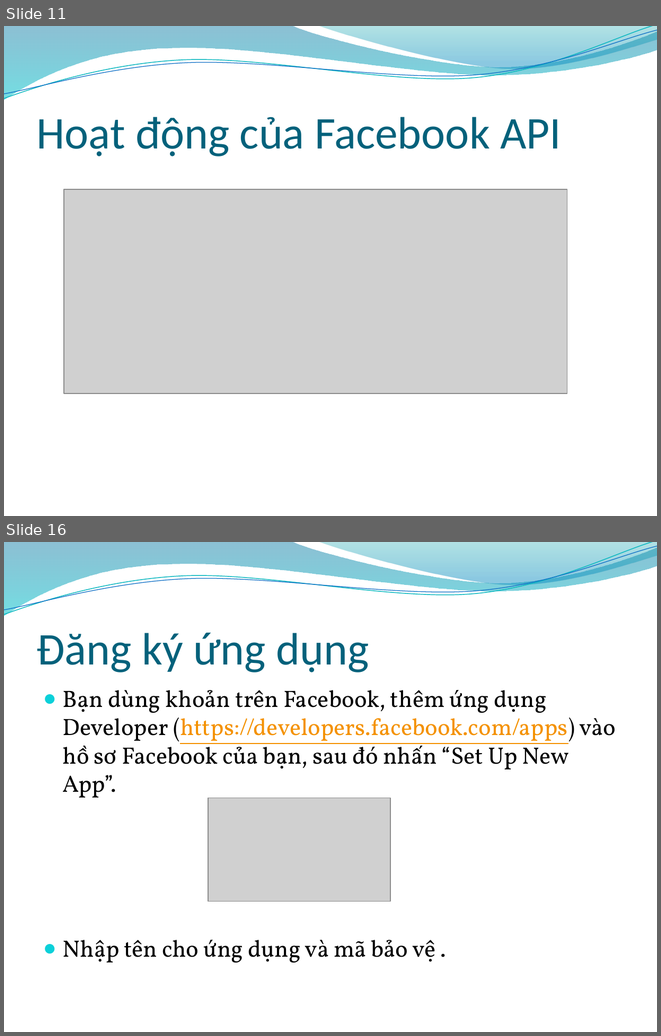
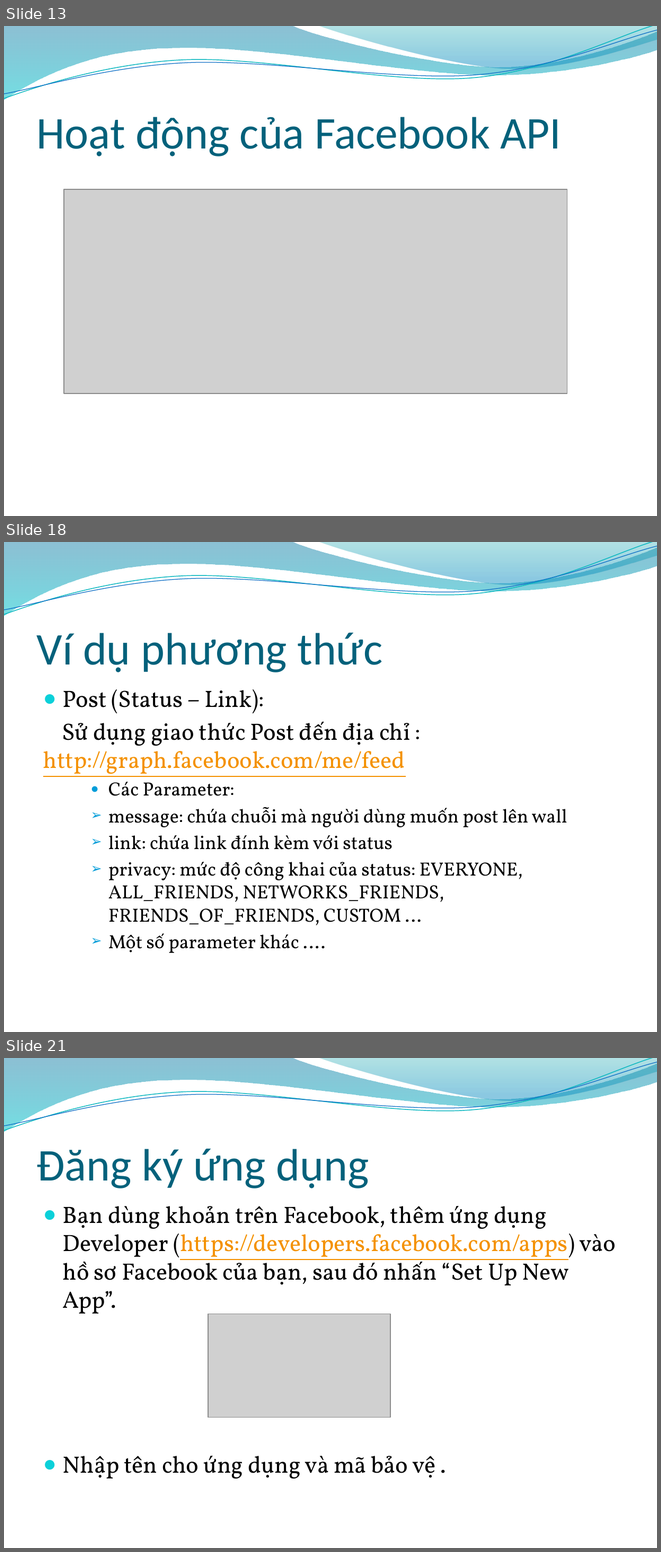
Before and after one commit to tuankit/web-api-project, a slide deck: 0912397_0912403_0912409_FacebookAPI_10/Document/Facebook API.pptx. Shown one above the other, each under a label of ours: slides 11 and 16 before the commit, slides 13, 18 and 21 after it; the slides between them are not shown. The pictures are 661x1036 and 661x1552 pixels, drawn with LibreOffice and Linux fonts; fonts in the diff are those of the drawing; grey boxes stand for pictures; background and template pictures are left out. Boxes give left, top, right and bottom in pixels: in the first picture for what was removed or moved away, otherwise in the second. Text is boxed around its words. In the diff, an @@ line names an element or a change of style, - is before the commit and + after.

```diff
--- a/0912397_0912403_0912409_FacebookAPI_10/Document/Facebook API.pptx
+++ b/0912397_0912403_0912409_FacebookAPI_10/Document/Facebook API.pptx
@@ slide 18 added at <box>4,542,657,1032</box>, background picture (left out); not listed: 4 template elements that a slide beside it also shows @@
@@ title added at <box>37,633,382,672</box>, 50 pt, text #04617B @@
+Ví dụ phương thức
@@ text added at <box>43,689,567,953</box>, 21 pt, text #000000 @@
+● Post (Status – Link):
+Sử dụng giao thức Post đến địa chỉ : http://graph.facebook.com/me/feed
+    ● Các Parameter:
+    ➢ message: chứa chuỗi mà người dùng muốn post lên wall
+    ➢ link: chứa link đính kèm với status
+    ➢ privacy: mức độ công khai của status: EVERYONE, ALL_FRIENDS, NETWORKS_FRIENDS, FRIENDS_OF_FRIENDS, CUSTOM …
+    ➢ Một số parameter khác ….
@@ what was slide 11 is now slide 13 @@
@@ what was slide 16 is now slide 21 @@
```
Also in this commit, not shown: 10 slides changed, 6 other slides added.
